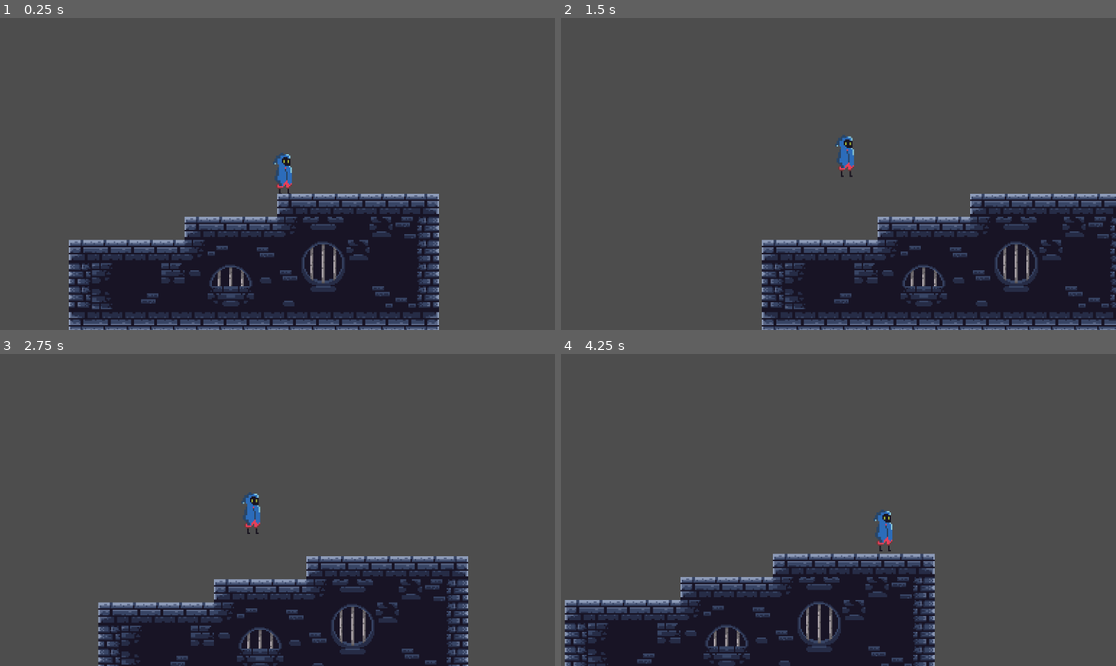
Above: before the commit, frames 1-4 (two rows, left to right).
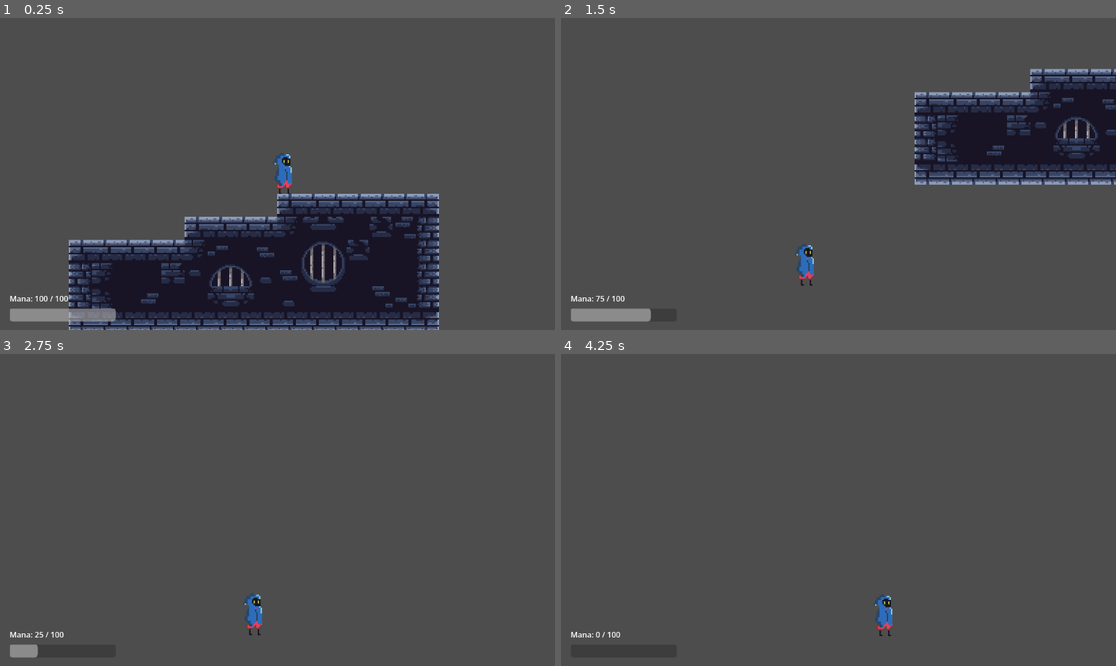
Above: after the commit, the same moments.

Repository: TathyaBarot2808/Godot_Game
Game: Godot game, scene res://scenes/game_sc.tscn
Same seed, same stepped clock (60 frames per second), same inputs: the game is played once before the commit and once after it. Before the commit the project starts from res://scenes/scene_1.tscn.
Inputs (mouse positions are in pixels of both pictures, inside the frame that each line leads up to):
- Up to frame 1 (0.25 s): no input
- Up to frame 2 (1.5 s): move the mouse to (960, 158) at 0.52 s; hold D (move_right) from 0.53 s (still down); right-click (960, 158) at 0.6 s; tap Space (jump) at 0.77, 0.8, 1.07, 1.35 s; move the mouse to (727, 189) at 1.27 s
- Up to frame 3 (2.75 s): tap Space (jump) at 1.52, 1.82, 2.3 s; right-click (166, 525) at 1.55 s; move the mouse to (333, 441) at 2.02 s; release D (move_right) at 2.03 s; hold A (move_left) from 2.03 s (still down); right-click (333, 441) at 2.1 s
- Up to frame 4 (4.25 s): move the mouse to (810, 572) at 2.77 s; release A (move_left) at 2.78 s; hold D (move_right) from 2.78 s (still down); right-click (810, 572) at 2.85 s; tap Space (jump) at 3.02, 3.32, 3.6, 3.77, 4.07 s; move the mouse to (1005, 556) at 3.52 s

The runs differ from the first frame. In frame 1, 0.9% of the frame differs, in the area x 1-21%, y 89-98%; in frame 2, 32%, in the area x 1-100%, y 16-100%; in frame 3, 18%; in frame 4, 18%.

Commit message:
Implemented the Mana System and also improve the file naming and structure

Diff:
--- a/scenes/scene_1.tscn
+++ b/scenes/game_sc.tscn
@@ -1,10 +1,12 @@
 [gd_scene format=4 uid="uid://dw0dd3rtp5un5"]
 
-[ext_resource type="PackedScene" uid="uid://c5kvuyd7wo1w7" path="res://scenes/player.tscn" id="1_ta4h7"]
-[ext_resource type="Texture2D" uid="uid://liy58p781tw7" path="res://assets/Dungeon Tile Set.png" id="2_ka884"]
+[ext_resource type="PackedScene" uid="uid://c5kvuyd7wo1w7" path="res://scenes/player_sc.tscn" id="1_4cm2f"]
+[ext_resource type="Texture2D" uid="uid://liy58p781tw7" path="res://assets/Dungeon Tile Set.png" id="2_iynk6"]
+[ext_resource type="PackedScene" uid="uid://c8wvjnp6dx5al" path="res://scenes/hud.tscn" id="3_hud"]
+[ext_resource type="Script" uid="uid://db0ibg2vxor83" path="res://scripts/game.gd" id="4_game"]
 
 [sub_resource type="TileSetAtlasSource" id="TileSetAtlasSource_cn2eb"]
-texture = ExtResource("2_ka884")
+texture = ExtResource("2_iynk6")
 1:1/0 = 0
 1:1/0/physics_layer_0/polygon_0/points = PackedVector2Array(-8, -8, 8, -8, 8, 8, -8, 8)
 2:1/0 = 0
@@ -154,14 +156,14 @@
 sources/0 = SubResource("TileSetAtlasSource_cn2eb")
 
 [node name="Scene1" type="Node2D" unique_id=830306056]
+script = ExtResource("4_game")
 
-[node name="Player" parent="." unique_id=167515670 instance=ExtResource("1_ta4h7")]
+[node name="Player" parent="." unique_id=167515670 instance=ExtResource("1_4cm2f")]
 position = Vector2(1, 69)
 JUMP_VELOCITY = -800.0
 JUMP_BUFFER_TIME = 0.3
 MAX_FALL_SPEED = 1600.0
 FALL_GRAVITY_MULTIPLIER = 3.0
-RECOIL_SPEED = 900.0
 
 [node name="Camera2D" type="Camera2D" parent="Player" unique_id=1415058490]
 scale = Vector2(76.35171, 1.7891371)
@@ -172,3 +174,5 @@
 scale = Vector2(4, 4)
 tile_map_data = PackedByteArray("AAD3/wQAAAABAAEAAAD4/wQAAAACAAEAAAD5/wQAAAACAAEAAAD6/wQAAAACAAEAAAD7/wQAAAACAAEAAAD8/w …(1232 unchanged characters)…
 tile_set = SubResource("TileSet_sj5te")
+
+[node name="HUD" parent="." unique_id=496745851 instance=ExtResource("3_hud")]
--- /dev/null
+++ b/scenes/hud.tscn
@@ -0,0 +1,38 @@
+[gd_scene format=3 uid="uid://c8wvjnp6dx5al"]
+
+[ext_resource type="Script" uid="uid://bvo2e0him6yo0" path="res://scripts/hud.gd" id="1_hud"]
+
+[node name="HUD" type="CanvasLayer" unique_id=995766151]
+script = ExtResource("1_hud")
+
+[node name="ManaContainer" type="Control" parent="." unique_id=1037064564]
+custom_minimum_size = Vector2(220, 60)
+layout_mode = 3
+anchors_preset = 2
+anchor_top = 1.0
+anchor_bottom = 1.0
+offset_left = 20.0
+offset_top = -80.0
+offset_right = 240.0
+offset_bottom = -20.0
+
+[node name="ManaBar" type="ProgressBar" parent="ManaContainer" unique_id=1645879893]
+custom_minimum_size = Vector2(0, 20)
+layout_mode = 1
+anchors_preset = 10
+anchor_right = 1.0
+offset_top = 35.0
+offset_bottom = 62.0
+grow_horizontal = 2
+step = 1.0
+value = 100.0
+show_percentage = false
+
+[node name="ManaLabel" type="Label" parent="ManaContainer" unique_id=1846120490]
+layout_mode = 1
+anchors_preset = 10
+anchor_right = 1.0
+offset_bottom = 30.0
+grow_horizontal = 2
+text = "Mana: 100 / 100"
+vertical_alignment = 1
--- /dev/null
+++ b/scenes/mana_sc.tscn
@@ -0,0 +1,6 @@
+[gd_scene format=3 uid="uid://ng0hy5sgafi4"]
+
+[ext_resource type="Script" uid="uid://cq4cviv08tbmd" path="res://scripts/mana.gd" id="1_dv8r2"]
+
+[node name="Mana" type="Node2D" unique_id=1069294497]
+script = ExtResource("1_dv8r2")
--- a/scenes/player.tscn
+++ b/scenes/player_sc.tscn
@@ -2,6 +2,8 @@
 
 [ext_resource type="Script" uid="uid://cip461irxrac7" path="res://scripts/player_move.gd" id="1_g2els"]
 [ext_resource type="Texture2D" uid="uid://h6cpc4whnlhr" path="res://assets/Player_Sprite.png" id="2_g2els"]
+[ext_resource type="PackedScene" uid="uid://ng0hy5sgafi4" path="res://scenes/mana_sc.tscn" id="3_mana"]
+[ext_resource type="Script" uid="uid://cjkt10dyt51sx" path="res://scripts/recoil_component.gd" id="4_recoil"]
 
 [sub_resource type="RectangleShape2D" id="RectangleShape2D_g2els"]
 size = Vector2(35, 101.75)
@@ -16,3 +18,18 @@
 [node name="CollisionShape2D" type="CollisionShape2D" parent="." unique_id=928330627]
 position = Vector2(17.5, 1.875)
 shape = SubResource("RectangleShape2D_g2els")
+
+[node name="RayCastLeft" type="RayCast2D" parent="." unique_id=582561956]
+position = Vector2(16.895, 0)
+rotation = 4.712389
+scale = Vector2(1.5, 1.5)
+
+[node name="RayCastRight" type="RayCast2D" parent="." unique_id=1237382877]
+position = Vector2(16.895, 0)
+rotation = 1.5707964
+scale = Vector2(1.5, 1.5)
+
+[node name="Mana" parent="." unique_id=236815105 instance=ExtResource("3_mana")]
+
+[node name="RecoilComponent" type="Node" parent="." unique_id=152948713]
+script = ExtResource("4_recoil")
--- /dev/null
+++ b/scripts/game.gd
@@ -0,0 +1,8 @@
+extends Node2D
+
+@onready var player = $Player
+@onready var hud: CanvasLayer = $HUD
+
+func _ready() -> void:
+	# Connect HUD to the player's Mana node so the bar updates on mana_changed signal
+	hud.setup(player.mana)
--- /dev/null
+++ b/scripts/hud.gd
@@ -0,0 +1,18 @@
+extends CanvasLayer
+
+@onready var mana_bar: ProgressBar = $ManaContainer/ManaBar
+@onready var mana_label: Label = $ManaContainer/ManaLabel
+
+func setup(mana_node: Node) -> void:
+	# Connect signal — whenever mana changes, _on_mana_changed is called
+	mana_node.mana_changed.connect(_on_mana_changed)
+	# Set initial values so UI isn't empty on first frame
+	_refresh(mana_node.current_mana, mana_node.max_mana)
+
+func _on_mana_changed(current: float, max: float) -> void:
+	_refresh(current, max)
+
+func _refresh(current: float, max: float) -> void:
+	mana_bar.max_value = max
+	mana_bar.value = current
+	mana_label.text = "Mana: %d / %d" % [current, max]
--- /dev/null
+++ b/scripts/mana.gd
@@ -0,0 +1,42 @@
+extends Node2D
+
+
+@export_group("Mana Settings") #Groups the variables under a collapsible header
+@export var max_mana: float = 100.0
+@export var regen_rate: float = 20.0       # mana per second
+@export var regen_delay: float = 2.0       # seconds after spending before regen starts
+@export var shoot_cost: float = 25.0
+
+
+signal mana_changed(current: float, max: float)
+#Whenever mana changes, this fires and passes the new current and max values to whoever is listening (the HUD)
+
+
+var current_mana: float
+var regen_timer: float = 0.0
+
+func _ready() -> void:
+	current_mana = max_mana
+
+
+func _process(delta: float) -> void:
+	if regen_timer > 0:
+		regen_timer -= delta
+		return
+	if current_mana < max_mana: #Checked every frame
+		current_mana = minf(current_mana + regen_rate * delta, max_mana) #Rewriting the value of mana and making sure it doesnt overflow
+		mana_changed.emit(current_mana, max_mana) #Calling the mana change signal every frame
+
+
+
+func can_spend(amount: float) -> bool:
+	return current_mana >= amount
+
+func spend(amount: float) -> void:
+	current_mana = maxf(current_mana - amount, 0.0)
+	regen_timer = regen_delay #Regenration delay so it can only regenrate after the last attack
+	mana_changed.emit(current_mana, max_mana)
+
+func restore(amount: float) -> void:
+	current_mana = minf(current_mana + amount, max_mana)
+	mana_changed.emit(current_mana, max_mana)
--- a/scripts/player_move.gd
+++ b/scripts/player_move.gd
@@ -24,18 +24,13 @@
 @export_group("Corner Correction")
 @export var CORNER_CORRECTION_AMOUNT: float = 4.0
 
-@export_group("Shotgun Recoil")
-@export var RECOIL_SPEED: float = 1500.0
-@export var RECOIL_DURATION: float = 0.2
-@export var RECOIL_GRAVITY_RECOVERY: float = 0.15
-
 var jump_buffer_timer: float = 0.0
 var coyote_timer: float = 0.0
-var recoil_timer: float = 0.0
-var recoil_recovery_timer: float = 0.0
 
-@onready var left_raycast: RayCast2D = $RayCastLeft
-@onready var right_raycast: RayCast2D = $RayCastRight
+@onready var ray_cast_left: RayCast2D = $RayCastLeft
+@onready var ray_cast_right: RayCast2D = $RayCastRight
+@onready var mana: Node2D = $Mana
+@onready var recoil: Node = $RecoilComponent
 
 func _physics_process(delta: float) -> void:
 	if is_on_floor():
@@ -48,21 +43,11 @@
 	else:
 		jump_buffer_timer -= delta
 
-	if recoil_timer > 0:
-		recoil_timer -= delta
-		# When recoil just ended, start the gravity recovery ramp
-		if recoil_timer <= 0:
-			recoil_recovery_timer = RECOIL_GRAVITY_RECOVERY
-
-	if recoil_recovery_timer > 0:
-		recoil_recovery_timer -= delta
-
 	var current_gravity := get_gravity() * BASE_GRAVITY_MULTIPLIER
 	var current_speed := SPEED
 
 	if not is_on_floor():
-		if recoil_timer <= 0:
-			# Only apply gravity and jump mechanics when NOT in active recoil
+		if not recoil.is_active():
 			if Input.is_action_just_released("jump") and velocity.y < 0:
 				velocity.y *= VARIABLE_JUMP_MULTIPLIER
 
@@ -72,13 +57,10 @@
 			elif velocity.y > 0:
 				current_gravity *= FALL_GRAVITY_MULTIPLIER
 
-			# Ramp gravity back gradually after recoil ends
-			if recoil_recovery_timer > 0:
-				var recovery_factor := 1.0 - (recoil_recovery_timer / RECOIL_GRAVITY_RECOVERY)
-				current_gravity *= recovery_factor
+			if recoil.is_recovering():
+				current_gravity *= recoil.get_recovery_factor()
 
 			velocity += current_gravity * delta
-		# During active recoil: no gravity applied, full impulse carries the player
 
 		if velocity.y > MAX_FALL_SPEED:
 			velocity.y = MAX_FALL_SPEED
@@ -86,16 +68,14 @@
 		if velocity.y < 0 and is_on_ceiling():
 			_handle_corner_correction()
 
-	# Apply recoil AFTER gravity so the impulse isn't partially consumed on the trigger frame
 	if Input.is_action_just_pressed("shoot"):
-		var mouse_pos = get_global_mouse_position()
-		var recoil_dir = (global_position - mouse_pos).normalized()
-		if recoil_dir == Vector2.ZERO:
-			recoil_dir = Vector2.UP
-
-		velocity = recoil_dir * RECOIL_SPEED
-		recoil_timer = RECOIL_DURATION
-		recoil_recovery_timer = 0.0
+		if mana.can_spend(mana.shoot_cost):
+			mana.spend(mana.shoot_cost)
+			var mouse_pos := get_global_mouse_position()
+			var recoil_dir := (global_position - mouse_pos).normalized()
+			if recoil_dir == Vector2.ZERO:
+				recoil_dir = Vector2.UP
+			velocity = recoil.trigger(recoil_dir)  # ← component handles all recoil state
 
 	if jump_buffer_timer > 0 and coyote_timer > 0:
 		velocity.y = JUMP_VELOCITY
@@ -105,23 +85,21 @@
 	var direction := Input.get_axis("move_left", "move_right")
 	var on_ground := is_on_floor()
 
-	if recoil_timer <= 0:
-		if direction:
-			var target_speed := direction * current_speed
+	if not recoil.is_active():
+		if direction != 0:
 			var accel := ACCELERATION if on_ground else AIR_ACCELERATION
-			velocity.x = move_toward(velocity.x, target_speed, accel * delta)
+			velocity.x = move_toward(velocity.x, direction * current_speed, accel * delta)
 		else:
 			var decel := DECELERATION if on_ground else AIR_DECELERATION
-			velocity.x = move_toward(velocity.x, 0, decel * delta)
+			velocity.x = move_toward(velocity.x, 0.0, decel * delta)
 
 	move_and_slide()
 
 func _handle_corner_correction() -> void:
-	if not left_raycast or not right_raycast:
+	if not ray_cast_left or not ray_cast_right:
 		return
-
-	var left_hitting: bool = left_raycast.is_colliding()
-	var right_hitting: bool = right_raycast.is_colliding()
+	var left_hitting: bool = ray_cast_left.is_colliding()
+	var right_hitting: bool = ray_cast_right.is_colliding()
 
 	if left_hitting and right_hitting:
 		return
--- /dev/null
+++ b/scripts/recoil_component.gd
@@ -0,0 +1,35 @@
+extends Node
+
+@export_group("Shotgun Recoil")
+@export var RECOIL_SPEED: float = 1500.0
+@export var RECOIL_DURATION: float = 0.2
+@export var RECOIL_GRAVITY_RECOVERY: float = 0.15
+
+var _recoil_timer: float = 0.0
+var _recovery_timer: float = 0.0
+
+func _physics_process(delta: float) -> void:
+	if _recoil_timer > 0:
+		_recoil_timer -= delta
+		if _recoil_timer <= 0:
+			_recovery_timer = RECOIL_GRAVITY_RECOVERY
+	if _recovery_timer > 0:
+		_recovery_timer -= delta
+
+func trigger(direction: Vector2) -> Vector2:
+	# Starts recoil and returns the velocity impulse to apply
+	_recoil_timer = RECOIL_DURATION
+	_recovery_timer = 0.0
+	return direction * RECOIL_SPEED
+
+func is_active() -> bool:
+	return _recoil_timer > 0
+
+func is_recovering() -> bool:
+	return _recovery_timer > 0
+
+func get_recovery_factor() -> float:
+	# Returns 0.0 → 1.0 ramp as recovery completes (used to ease gravity back in)
+	if _recovery_timer <= 0:
+		return 1.0
+	return 1.0 - (_recovery_timer / RECOIL_GRAVITY_RECOVERY)
Not shown, added: scripts/game.gd.uid
Not shown, added: scripts/hud.gd.uid
Not shown, added: scripts/mana.gd.uid
Not shown, added: scripts/recoil_component.gd.uid
Not shown, changed: .gitignore
